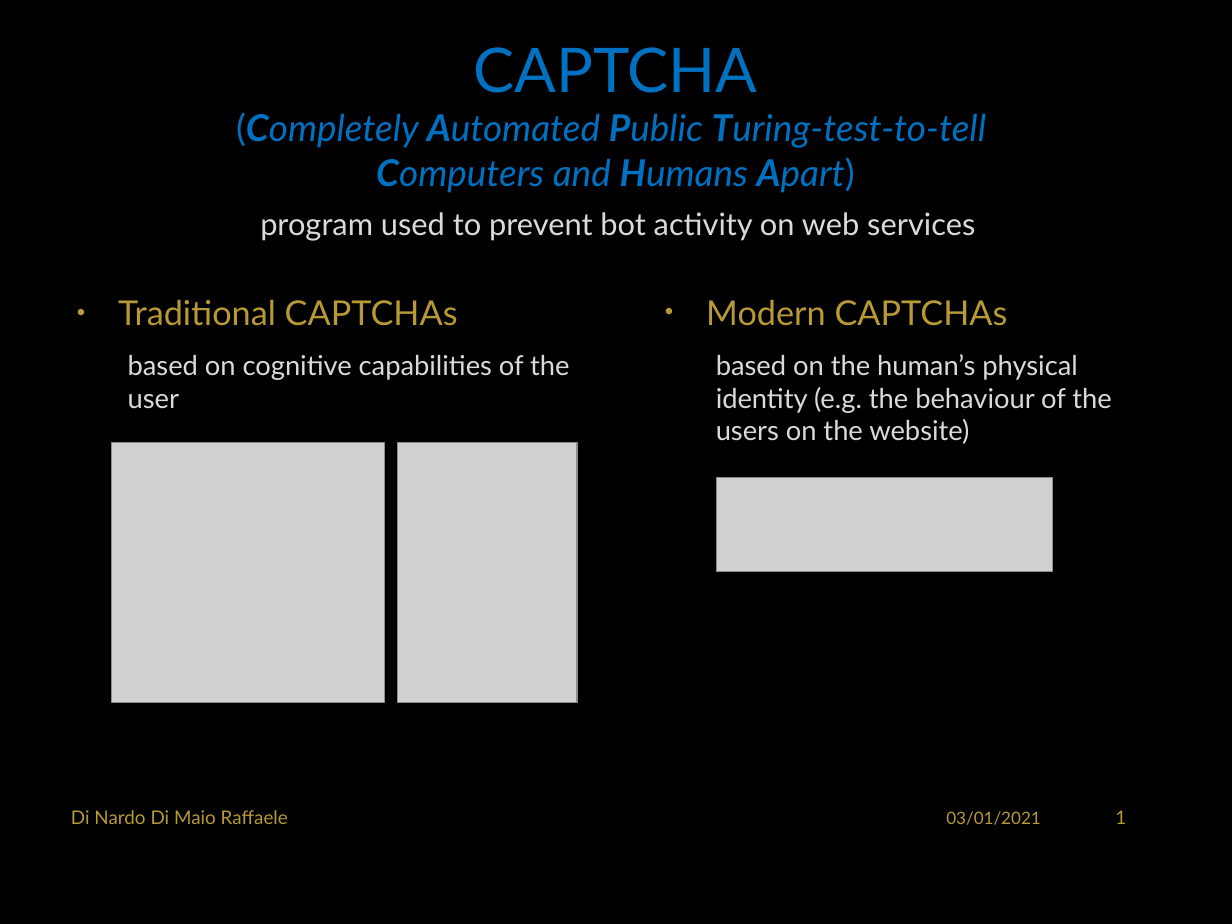
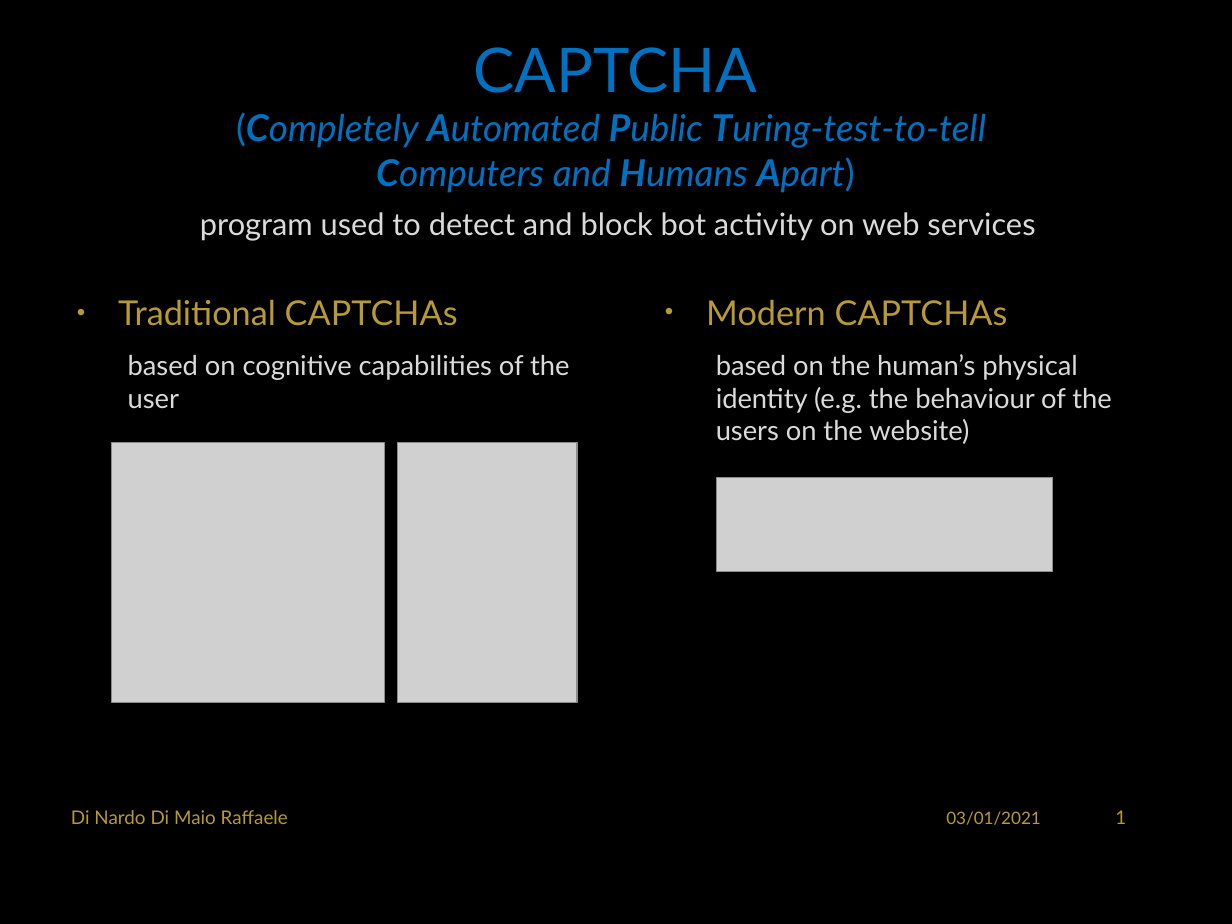
Before and after one commit to RaffaDNDM/AcCAPPCHA, a slide deck: slide 2 of Thesis/AcCAPPCHA.pptx. Drawn at 1232x924 pixels with LibreOffice and Linux fonts; fonts in the diff are those of the drawing; grey boxes stand for pictures; background and template pictures are left out. Boxes give left, top, right and bottom in pixels: in the first picture for what was removed or moved away, otherwise in the second. Text is boxed around its words. In the diff, an @@ line names an element or a change of style, - is before the commit and + after.

```diff
--- a/Thesis/AcCAPPCHA.pptx
+++ b/Thesis/AcCAPPCHA.pptx
@@ text at (200, 212, 1035, 241): text changed @@
-program used to prevent bot activity on web services
+program used to detect and block bot activity on web services
```
Also in this commit, not shown: 4 other slides changed, 1 slide added.
